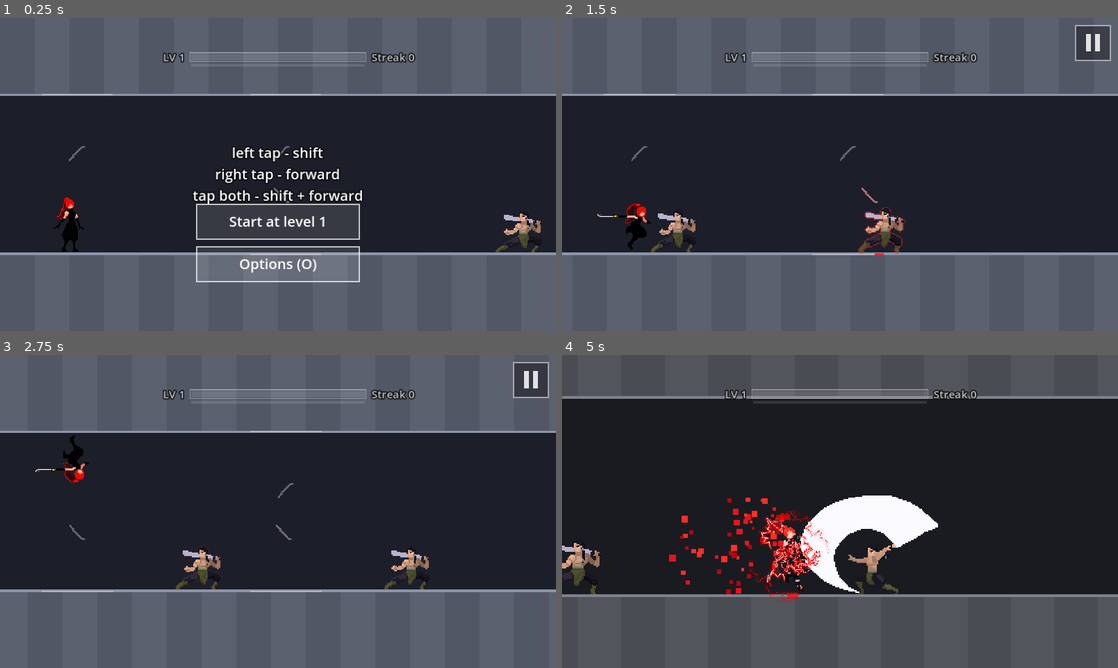
Above: before the commit, frames 1-4 (two rows, left to right).
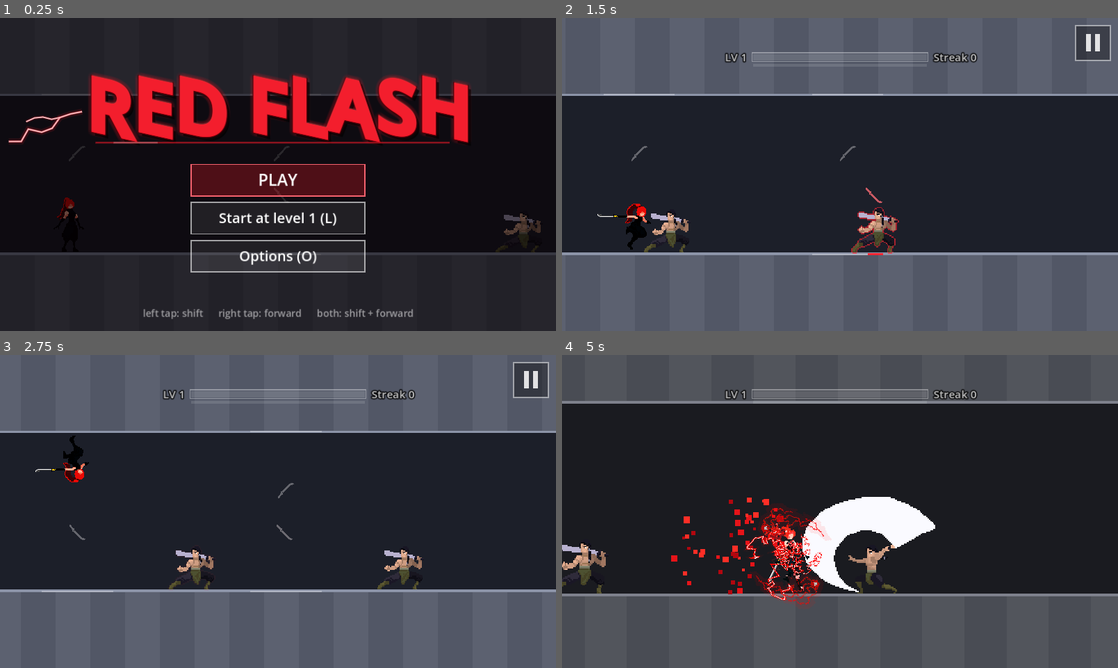
Above: after the commit, the same moments.

Repository: fredsbreads/game-off
Game: Godot game, scene res://scenes/main.tscn
The game is run twice, just before and just after one commit, with the same random seed, the same clock (stepped at 60 frames per second) and the same inputs. Sound files missing from this copy of the repository are replaced by a short silence.
Inputs (mouse positions are in pixels of both pictures, inside the frame that each line leads up to):
- Up to frame 1 (0.25 s): no input
- Up to frame 2 (1.5 s): tap Enter at 0.5, 0.8, 1.35 s; move the mouse to (962, 158) at 0.52 s; hold Right 0.53-1.28 s; tap M at 0.6 s; click (962, 158) at 0.67 s; tap Space at 0.77, 1.07 s; move the mouse to (728, 190) at 1.27 s; hold Down from 1.28 s (still down); click (728, 190) at 1.42 s
- Up to frame 3 (2.75 s): tap Space at 1.52, 1.82 s; tap Keypad Enter at 1.55, 2.1 s; move the mouse to (333, 442) at 2.02 s; release Down at 2.03 s; hold Right from 2.03 s (still down); click (333, 442) at 2.17 s; tap O at 2.3 s
- Up to frame 4 (5 s): move the mouse to (812, 574) at 2.77 s; release Right at 2.78 s; hold K (tp_forward) 2.78-3.53 s; tap O at 2.85 s; click (812, 574) at 2.92 s; tap Space at 3.02, 3.32, 3.77, 4.07, 4.52, 4.82 s; tap Shift at 3.05 s; move the mouse to (1006, 558) at 3.52 s; hold Shift 3.53-4.28 s; hold Left from 3.53 s (still down); click (1006, 558) at 3.67 s; tap Backspace at 3.8, 4.35 s; tap P (pause) at 4.15 s; move the mouse to (673, 464) at 4.27 s; click (673, 464) at 4.42 s; tap L at 4.55 s; tap Escape at 4.9 s

The runs differ from the first frame. In frame 1, 66% of the frame differs, in the area x 0-100%, y 0-100%; in frame 2, 1.2%; in frame 3, 1.0%; in frame 4, 5.6%.

Commit message:
Title screen: RED FLASH in red with crackling lightning and strikes; Play, level choice, Options. Retry goes straight into a run; Main menu on the game-over screen

Diff:
--- a/scripts/hud.gd
+++ b/scripts/hud.gd
@@ -56,8 +56,10 @@
 ## The Options screen itself (main.gd passes it presses while it's open).
 var options: OptionsMenu
 # The start screen's "Start at level" choice (1 or 5).
-var _level_button: Control
-var _start_level := 1
+# The game-over screen's "Main menu" button (a retry goes straight into a run).
+var _menu_button: Control
+## The title screen (main.gd passes it presses while it's open).
+var menu: MainMenu
 var _enemies_off_label: Label
 var _enemies_off := false
 var _message_before_pause := ""
@@ -181,17 +183,19 @@
 	_options_button.visible = false
 	_options_button.draw.connect(_draw_options_button)
 	add_child(_options_button)
-	_level_button = Control.new()
-	_level_button.mouse_filter = Control.MOUSE_FILTER_IGNORE
-	_level_button.size = FLIP_BUTTON_SIZE
-	_level_button.visible = false
-	_level_button.draw.connect(_draw_level_button)
-	add_child(_level_button)
+	_menu_button = Control.new()
+	_menu_button.mouse_filter = Control.MOUSE_FILTER_IGNORE
+	_menu_button.size = FLIP_BUTTON_SIZE
+	_menu_button.visible = false
+	_menu_button.draw.connect(_draw_menu_button)
+	add_child(_menu_button)
 	_enemies_off_label = _label(20, Vector2(20, 14))
 	_enemies_off_label.text = "NO ENEMIES (N)"
 	_enemies_off_label.add_theme_color_override("font_color", Color(1, 1, 1, 0.6))
 	_enemies_off_label.visible = false
 
+	menu = MainMenu.new()
+	add_child(menu)
 	options = OptionsMenu.new()
 	add_child(options)   # over everything but the "turn your phone" screen
 
@@ -247,9 +251,7 @@
 	for b in shown:
 		b.position = Vector2(x, view.y * 0.5 + 55.0)
 		x += FLIP_BUTTON_SIZE.x + gap
-	_level_button.position = Vector2((view.x - FLIP_BUTTON_SIZE.x) / 2.0, view.y * 0.5 + 55.0)
-	if not _on_pause_screen:   # the start screen: under the level choice (if it's there)
-		_options_button.position = _level_button.position + Vector2(0, (FLIP_BUTTON_SIZE.y + 14.0) if _level_button.visible else 0.0)
+	_menu_button.position = Vector2((view.x - FLIP_BUTTON_SIZE.x) / 2.0, view.y - FLIP_BUTTON_SIZE.y - 24.0)
 
 
 ## True on a phone/tablet held sideways in the browser: play is upright there.
@@ -285,7 +287,7 @@
 ## `pending` kills shown in grey after it. ceiling_y = the ceiling's screen y;
 ## the bar sits in the middle of the band above it.
 func set_progress(level: int, bar: float, bar_size: float, pending: int, ceiling_y: float) -> void:
-	_progress.visible = true
+	_progress.visible = not menu.visible   # (hidden behind the title screen)
 	_p_bar = bar
 	_p_size = maxf(bar_size, 0.001)
 	_p_pending = pending
@@ -420,38 +422,6 @@
 			_progress.draw_rect(Rect2(base, 0, kills, s.y), PROGRESS_PENDING.lerp(PROGRESS_FILL, p))
 
 
-## The start screen's level choice: shown with the start message.
-func show_level_choice(level: int) -> void:
-	_start_level = level
-	_level_button.visible = true
-	_level_button.queue_redraw()
-
-
-func level_button_contains(pos: Vector2) -> bool:
-	return _level_button.visible and _level_button.get_rect().grow(10.0).has_point(pos)
-
-
-func _draw_level_button() -> void:
-	var s := FLIP_BUTTON_SIZE
-	_level_button.draw_rect(Rect2(Vector2.ZERO, s), Color(1, 1, 1, 0.12))
-	_level_button.draw_rect(Rect2(Vector2.ZERO, s), Color(1, 1, 1, 0.7), false, 2.0)
-	var font := ThemeDB.fallback_font
-	var text := "Start at level %d" % _start_level
-	var size := 26
-	var w := font.get_string_size(text, HORIZONTAL_ALIGNMENT_LEFT, -1, size).x
-	_level_button.draw_string(font, Vector2((s.x - w) / 2.0, s.y / 2.0 + size * 0.35), text, HORIZONTAL_ALIGNMENT_LEFT, -1, size, Color.WHITE)
-
-
-func show_start(best: int) -> void:
-	var lines := "left tap - shift\n"
-	lines += "right tap - forward\n"
-	lines += "tap both - shift + forward"
-	if SHOW_SCORE_UI and best > 0:
-		lines += "\n\nBest: %d" % best
-	_message.text = lines
-	_message.visible = true
-
-
 func show_game_over(stats: Dictionary) -> void:
 	var lines := "GAME OVER\n\n"
 	if SHOW_DISTANCE_UI:
@@ -468,6 +438,22 @@
 	lines += "Press or tap to retry"
 	_message.text = lines
 	_message.visible = true
+	_menu_button.visible = true
+
+
+func menu_button_contains(pos: Vector2) -> bool:
+	return _menu_button.visible and _menu_button.get_rect().grow(10.0).has_point(pos)
+
+
+func _draw_menu_button() -> void:
+	var s := FLIP_BUTTON_SIZE
+	_menu_button.draw_rect(Rect2(Vector2.ZERO, s), Color(1, 1, 1, 0.12))
+	_menu_button.draw_rect(Rect2(Vector2.ZERO, s), Color(1, 1, 1, 0.7), false, 2.0)
+	var font := ThemeDB.fallback_font
+	var text := "Main menu (M)"
+	var size := 26
+	var w := font.get_string_size(text, HORIZONTAL_ALIGNMENT_LEFT, -1, size).x
+	_menu_button.draw_string(font, Vector2((s.x - w) / 2.0, s.y / 2.0 + size * 0.35), text, HORIZONTAL_ALIGNMENT_LEFT, -1, size, Color.WHITE)
 
 
 func set_pause_button_visible(value: bool) -> void:
@@ -522,11 +508,6 @@
 	return _options_button.visible and not options.visible and _options_button.get_rect().grow(10.0).has_point(pos)
 
 
-## The start screen's Options button (shown with the start message).
-func set_options_button_visible(value: bool) -> void:
-	_options_button.visible = value
-
-
 func _draw_options_button() -> void:
 	var s := FLIP_BUTTON_SIZE
 	_options_button.draw_rect(Rect2(Vector2.ZERO, s), Color(1, 1, 1, 0.12))
@@ -564,7 +545,7 @@
 
 func hide_message() -> void:
 	_message.visible = false
-	_level_button.visible = false
+	_menu_button.visible = false
 	_options_button.visible = false
 
 
--- a/scripts/main.gd
+++ b/scripts/main.gd
@@ -339,12 +339,13 @@
 	level.ensure_generated(player.x)
 	cam.snap(player.x)
 	best_score = _load_best()
-	hud.show_start(best_score)
-	hud.set_options_button_visible(true)
 	_prewarm()
-	if LEVEL_CHOICE:
-		hud.show_level_choice(progression.level)
 	hud.set_enemies_off(Level.enemies_off)   # practice mode stays on across retries
+	if _retry:
+		_retry = false
+		begin()   # a retry goes straight into the run
+	else:
+		hud.menu.open(progression.level, LEVEL_CHOICE)
 
 
 func score() -> int:
@@ -352,6 +353,7 @@
 
 
 func begin() -> void:
+	hud.menu.close()
 	state = State.PLAYING
 	player.running = true
 	_start_music()
@@ -408,6 +410,26 @@
 		return
 	if LEVEL_CHOICE and state == State.READY and _start_level_input(event):
 		get_viewport().set_input_as_handled()
+		return
+	if state == State.READY and hud.menu.visible:
+		get_viewport().set_input_as_handled()
+		if not (event is InputEventKey or event is InputEventScreenTouch or event is InputEventMouseButton):
+			return
+		match hud.menu.handle(event, Vector2.ZERO if event is InputEventKey else _screen_pos(event)):
+			"play":
+				if not hud.needs_portrait():
+					_request_fullscreen()
+					begin()
+			"level":
+				_choose_start_level(0)
+			"options":
+				_start_music()   # (so its volume can be heard while it's set)
+				hud.options.open()
+		return
+	if state == State.OVER and _state_time >= RETRY_DELAY and (_is_menu_key(event) \
+			or ((event is InputEventScreenTouch or event is InputEventMouseButton) and hud.menu_button_contains(_screen_pos(event)))):
+		get_viewport().set_input_as_handled()
+		get_tree().reload_current_scene()   # back to the title screen
 		return
 	var button := _button_from_event(event)
 	if button == Rules.Move.NONE:
@@ -435,10 +457,20 @@
 			_hitstop = minf(_hitstop, maxf(_pause_min - _pause_elapsed, 0.0))
 		State.OVER:
 			if _state_time >= RETRY_DELAY:
+				_retry = true
 				get_tree().reload_current_scene()
 
 
-## The Options button (start screen, pause screen), or the O key.
+## Set just before a retry reloads the scene: the new run starts at once
+## instead of on the title screen.
+static var _retry := false
+
+
+func _is_menu_key(event: InputEvent) -> bool:
+	return event is InputEventKey and event.pressed and event.physical_keycode == KEY_M
+
+
+## The Options button (pause screen), or the O key (title or pause screen).
 func _is_options_press(event: InputEvent) -> bool:
 	if event is InputEventKey:
 		return event.pressed and event.physical_keycode == KEY_O
@@ -1902,15 +1934,12 @@
 	return cfg.get_value("settings", key, default)
 
 
-## The start screen's level choice: tap its button (or L) to switch between
-## the start levels, or press 1 / 5 / 0 (10). The run is rebuilt at that level.
-## Returns true if the event was that.
+## The title screen's level choice: its button (or L) steps through the
+## start levels, or press 1 / 5 / 0 (10). The run is rebuilt at that level.
+## Returns true if the event was a key for it.
 func _start_level_input(event: InputEvent) -> bool:
-	var tap: bool = (event is InputEventScreenTouch or event is InputEventMouseButton) and event.pressed
 	var want := -1
-	if tap and hud.level_button_contains(_screen_pos(event)):
-		want = 0
-	elif event is InputEventKey and event.pressed:
+	if event is InputEventKey and event.pressed:
 		match event.physical_keycode:
 			KEY_L: want = 0
 			KEY_1: want = 1
@@ -1918,6 +1947,12 @@
 			KEY_0: want = 10
 	if want < 0:
 		return false
+	_choose_start_level(want)
+	return true
+
+
+## want: a level, or 0 = the next one in START_LEVELS.
+func _choose_start_level(want: int) -> void:
 	if want == 0:   # the next one
 		want = START_LEVELS[(START_LEVELS.find(progression.level) + 1) % START_LEVELS.size()]
 	var cfg := ConfigFile.new()
@@ -1927,4 +1962,3 @@
 	if want != progression.level:
 		# A fresh run at that level (after this input is done with).
 		get_tree().reload_current_scene.call_deferred()
-	return true
--- /dev/null
+++ b/scripts/main_menu.gd
@@ -0,0 +1,257 @@
+class_name MainMenu
+extends Control
+## The title screen: "RED FLASH" in red with lightning crackling round it,
+## and its buttons (Play, the level chooser while main.gd LEVEL_CHOICE is on,
+## Options). Drawn in code like the HUD; main.gd passes it every press while
+## it's open (touch doesn't emulate mouse in this project, so it hit-tests
+## taps itself) and acts on what handle() returns.
+##
+## Keys: Up/Down pick a button, Enter/Space press it; any teleport key
+## (Right, Left, K, J, D, A, the Shifts) plays; O opens Options.
+
+const TITLE := "RED FLASH"
+const TITLE_SIZE := 132
+const TITLE_RED := Color(0.95, 0.1, 0.16)
+const TITLE_DARK := Color(0.32, 0.0, 0.03)
+const BUTTON_SIZE := Vector2(320, 58)
+const BUTTON_GAP := 12.0
+const LABEL_SIZE := 26
+const HINT := "left tap: shift      right tap: forward      both: shift + forward"
+
+## Small bolts crackling off the title: one every this many seconds (random in range).
+const CRACKLE_EVERY := Vector2(0.03, 0.12)
+const CRACKLE_LIFE := 0.14
+## Now and then a big strike from above onto the title, which flashes white.
+const STRIKE_EVERY := Vector2(1.6, 3.4)
+const STRIKE_LIFE := 0.22
+
+var start_level := 1
+var level_choice := false
+var _selected := 0
+var _keyboard := false
+var _font: FontVariation
+var _rng := RandomNumberGenerator.new()
+var _t := 0.0
+var _bolts: Array = []   # [points, forks, life, max_life, width]
+var _next_crackle := 0.0
+var _next_strike := 1.0
+var _flash := 0.0        # the title's white flash after a big strike
+
+
+func _ready() -> void:
+	mouse_filter = Control.MOUSE_FILTER_IGNORE
+	set_anchors_and_offsets_preset(Control.PRESET_FULL_RECT)
+	visible = false
+	_font = FontVariation.new()
+	_font.base_font = ThemeDB.fallback_font
+	_font.variation_embolden = 1.1
+	_font.variation_transform = Transform2D(Vector2(1, 0), Vector2(-0.22, 1), Vector2.ZERO)   # slanted forward
+	_rng.randomize()
+
+
+func open(level: int, choice: bool) -> void:
+	start_level = level
+	level_choice = choice
+	_selected = 0
+	visible = true
+
+
+func close() -> void:
+	visible = false
+
+
+func _buttons() -> Array[String]:
+	var b: Array[String] = ["play"]
+	if level_choice:
+		b.append("level")
+	b.append("options")
+	return b
+
+
+func _button_text(id: String) -> String:
+	match id:
+		"play": return "PLAY"
+		"level": return "Start at level %d (L)" % start_level
+		"options": return "Options (O)"
+	return ""
+
+
+# --- input (from main.gd) ---------------------------------------------------
+
+## A fresh press while the menu is open; `pos` = its game-screen position
+## (taps and clicks only). Returns "play", "level", "options" or "".
+func handle(event: InputEvent, pos: Vector2) -> String:
+	var ids := _buttons()
+	if event is InputEventKey:
+		match event.physical_keycode:
+			KEY_UP:
+				_keyboard = true
+				_selected = posmod(_selected - 1, ids.size())
+			KEY_DOWN:
+				_keyboard = true
+				_selected = posmod(_selected + 1, ids.size())
+			KEY_ENTER, KEY_KP_ENTER, KEY_SPACE:
+				return ids[_selected]
+			KEY_O:
+				return "options"
+			KEY_RIGHT, KEY_LEFT, KEY_K, KEY_J, KEY_D, KEY_A, KEY_SHIFT:
+				return "play"
+		return ""
+	if event is InputEventScreenTouch or event is InputEventMouseButton:
+		for i in ids.size():
+			if _button_rect(i).grow(8.0).has_point(pos):
+				_selected = i
+				return ids[i]
+	return ""
+
+
+# --- layout ----------------------------------------------------------------
+
+func _title_baseline() -> float:
+	return size.y * 0.36
+
+
+func _title_rect() -> Rect2:
+	var w := _font.get_string_size(TITLE, HORIZONTAL_ALIGNMENT_LEFT, -1, TITLE_SIZE).x
+	var h := TITLE_SIZE * 0.72
+	return Rect2(Vector2((size.x - w) / 2.0, _title_baseline() - h), Vector2(w, h))
+
+
+func _button_rect(i: int) -> Rect2:
+	var top := _title_baseline() + 62.0
+	return Rect2(Vector2((size.x - BUTTON_SIZE.x) / 2.0, top + i * (BUTTON_SIZE.y + BUTTON_GAP)), BUTTON_SIZE)
+
+
+# --- the lightning -----------------------------------------------------------
+
+func _process(delta: float) -> void:
+	if not visible:
+		return
+	_t += delta
+	_flash = maxf(_flash - delta * 3.5, 0.0)
+	for b in _bolts:
+		b[2] -= delta
+	_bolts = _bolts.filter(func(b: Array) -> bool: return b[2] > 0.0)
+	_next_crackle -= delta
+	if _next_crackle <= 0.0:
+		_next_crackle = _rng.randf_range(CRACKLE_EVERY.x, CRACKLE_EVERY.y)
+		_crackle()
+	_next_strike -= delta
+	if _next_strike <= 0.0:
+		_next_strike = _rng.randf_range(STRIKE_EVERY.x, STRIKE_EVERY.y)
+		_strike()
+	queue_redraw()
+
+
+## A short bolt jumping off the edge of the title, outward.
+func _crackle() -> void:
+	var r := _title_rect().grow(6.0)
+	var side := _rng.randi_range(0, 3)
+	var p: Vector2
+	var out: Vector2
+	match side:
+		0: p = Vector2(_rng.randf_range(r.position.x, r.end.x), r.position.y); out = Vector2.UP
+		1: p = Vector2(_rng.randf_range(r.position.x, r.end.x), r.end.y); out = Vector2.DOWN
+		2: p = Vector2(r.position.x, _rng.randf_range(r.position.y, r.end.y)); out = Vector2.LEFT
+		_: p = Vector2(r.end.x, _rng.randf_range(r.position.y, r.end.y)); out = Vector2.RIGHT
+	var to := p + out.rotated(_rng.randf_range(-0.9, 0.9)) * _rng.randf_range(50.0, 150.0)
+	_add_bolt(p, to, 7, 11.0, CRACKLE_LIFE, 1.6, 1)
+
+
+## A big bolt from the top of the screen down onto the title; it flashes.
+func _strike() -> void:
+	var r := _title_rect()
+	var hit := Vector2(_rng.randf_range(r.position.x + 40.0, r.end.x - 40.0), r.position.y + 8.0)
+	var from := Vector2(hit.x + _rng.randf_range(-160.0, 160.0), -10.0)
+	_add_bolt(from, hit, 14, 26.0, STRIKE_LIFE, 3.0, 3)
+	_flash = 1.0
+
+
+func _add_bolt(a: Vector2, b: Vector2, n: int, jag: float, life: float, width: float, forks: int) -> void:
+	var pts := _jagged(a, b, n, jag)
+	var fork_lines: Array[PackedVector2Array] = []
+	for k in forks:
+		var i := _rng.randi_range(1, pts.size() - 2)
+		var dir := (b - a).normalized().rotated(_rng.randf_range(-1.2, 1.2))
+		fork_lines.append(_jagged(pts[i], pts[i] + dir * _rng.randf_range(20.0, 70.0), 4, jag * 0.5))
+	_bolts.append([pts, fork_lines, life, life, width])
+
+
+func _jagged(a: Vector2, b: Vector2, n: int, jag: float) -> PackedVector2Array:
+	var normal := (b - a).orthogonal().normalized()
+	var pts := PackedVector2Array()
+	for i in n + 1:
+		var t := float(i) / float(n)
+		var off := 0.0 if i == 0 or i == n else _rng.randf_range(-jag, jag)
+		pts.append(a.lerp(b, t) + normal * off)
+	return pts
+
+
+# --- drawing ---------------------------------------------------------------
+
+func _draw() -> void:
+	# The level, dimmed behind it.
+	draw_rect(Rect2(Vector2.ZERO, size), Color(0.02, 0.0, 0.01, 0.62))
+	if _flash > 0.0:
+		draw_rect(Rect2(Vector2.ZERO, size), Color(1.0, 0.85, 0.85, 0.07 * _flash))
+	_draw_title()
+	for b in _bolts:
+		var k: float = b[2] / b[3]
+		var w: float = b[4]
+		for line in [b[0]] + b[1]:
+			var main_line: bool = line == b[0]
+			var lw := w * (1.0 if main_line else 0.55)
+			draw_polyline(line, Color(TITLE_RED.r, TITLE_RED.g, TITLE_RED.b, 0.18 * k), lw * 6.0, true)
+			draw_polyline(line, Color(1.0, 0.25, 0.3, 0.95 * k), lw * 1.6, true)
+			draw_polyline(line, Color(1, 0.92, 0.92, k), maxf(lw * 0.6, 1.0), true)
+	# A katana line under the title, with a glint running along it.
+	var tr := _title_rect()
+	var y := tr.end.y + 22.0
+	var x0 := tr.position.x + 20.0
+	var x1 := tr.end.x - 40.0
+	draw_line(Vector2(x0, y), Vector2(x1, y), Color(TITLE_RED, 0.55), 2.0, true)
+	var g := fmod(_t * 0.45, 1.6)
+	if g < 1.0:
+		var gx := lerpf(x0, x1, g)
+		draw_line(Vector2(gx - 40.0, y), Vector2(gx + 40.0, y), Color(1, 0.9, 0.9, 0.7 * sin(g * PI)), 2.0, true)
+	for i in _buttons().size():
+		_draw_button(i)
+	var f := ThemeDB.fallback_font
+	var hw := f.get_string_size(HINT, HORIZONTAL_ALIGNMENT_LEFT, -1, 18).x
+	draw_string(f, Vector2((size.x - hw) / 2.0, size.y - 26.0), HINT, HORIZONTAL_ALIGNMENT_LEFT, -1, 18, Color(1, 1, 1, 0.55))
+
+
+func _draw_title() -> void:
+	var r := _title_rect()
+	var base := Vector2(r.position.x, _title_baseline())
+	var flicker := 0.85 + 0.15 * sin(_t * 23.0) * sin(_t * 7.0)
+	# A soft red glow round it.
+	for i in 12:
+		var o := Vector2.RIGHT.rotated(i * TAU / 12.0) * 7.0
+		draw_string(_font, base + o, TITLE, HORIZONTAL_ALIGNMENT_LEFT, -1, TITLE_SIZE, Color(TITLE_RED, 0.07 * flicker))
+	# A deep shadow, then the dark edge, then the red.
+	draw_string(_font, base + Vector2(6, 7), TITLE, HORIZONTAL_ALIGNMENT_LEFT, -1, TITLE_SIZE, Color(0, 0, 0, 0.7))
+	draw_string_outline(_font, base, TITLE, HORIZONTAL_ALIGNMENT_LEFT, -1, TITLE_SIZE, 8, TITLE_DARK)
+	var fill := TITLE_RED.lerp(Color(1, 0.95, 0.95), _flash * 0.85)
+	draw_string(_font, base, TITLE, HORIZONTAL_ALIGNMENT_LEFT, -1, TITLE_SIZE, fill)
+	# A bright edge along the top of the letters.
+	draw_string(_font, base + Vector2(0, -2), TITLE, HORIZONTAL_ALIGNMENT_LEFT, -1, TITLE_SIZE, Color(1, 0.6, 0.6, 0.25 + 0.3 * _flash))
+	draw_string(_font, base, TITLE, HORIZONTAL_ALIGNMENT_LEFT, -1, TITLE_SIZE, Color(fill, 0.85))
+
+
+func _draw_button(i: int) -> void:
+	var id := _buttons()[i]
+	var r := _button_rect(i)
+	var picked := _keyboard and i == _selected
+	var play := id == "play"
+	var fill := Color(TITLE_RED, 0.28) if play else Color(1, 1, 1, 0.08)
+	if picked:
+		fill = Color(fill, fill.a + 0.12)
+	draw_rect(r, fill)
+	var border := Color(1, 0.4, 0.45, 0.95) if play else Color(1, 1, 1, 0.6)
+	draw_rect(r, Color(1, 1, 1, 1) if picked else border, false, 2.0)
+	var f := ThemeDB.fallback_font
+	var text := _button_text(id)
+	var s := 30 if play else LABEL_SIZE
+	var w := f.get_string_size(text, HORIZONTAL_ALIGNMENT_LEFT, -1, s).x
+	draw_string(f, Vector2(r.position.x + (r.size.x - w) / 2.0, r.position.y + r.size.y / 2.0 + s * 0.35), text, HORIZONTAL_ALIGNMENT_LEFT, -1, s, Color.WHITE)
